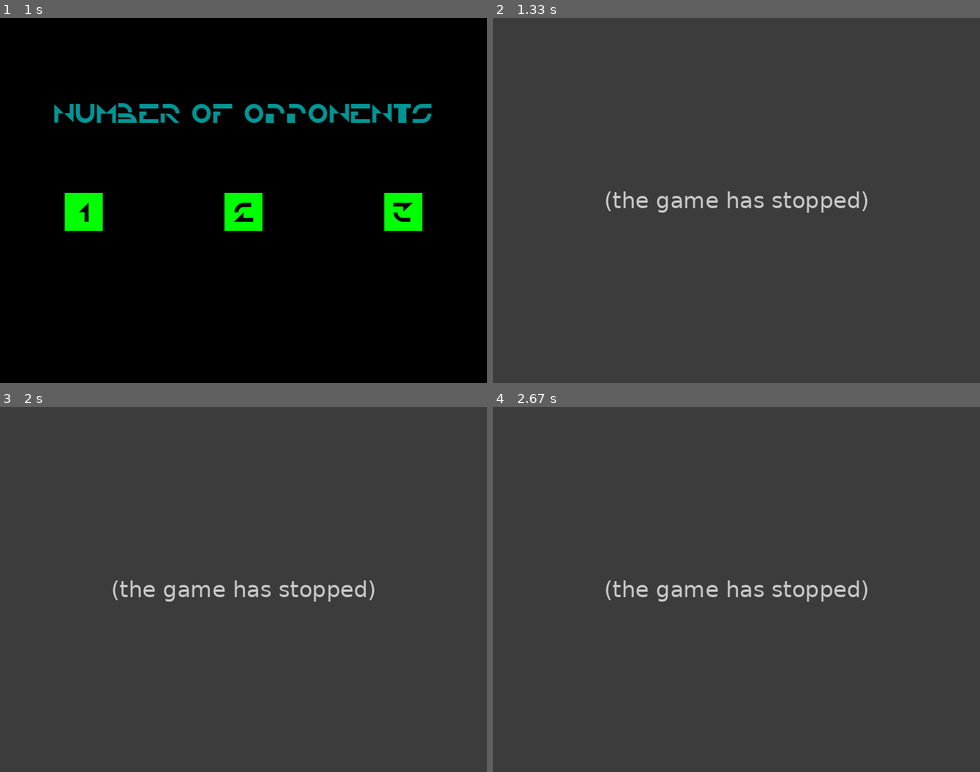
Above: before the commit, frames 1-4 (two rows, left to right).
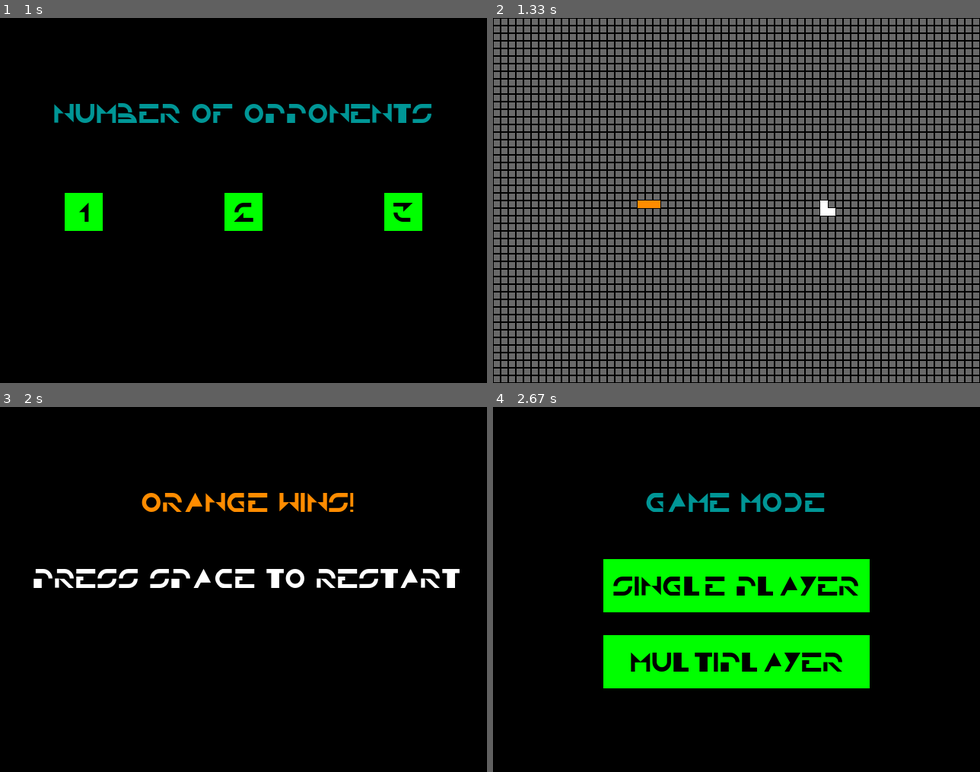
Above: after the commit, the same moments.

Repository: chiunaomi/Revamping-Tron-AI
Game: pygame game, started from mainwbot2.py
Same seed, same stepped clock (60 frames per second), same inputs: the game is played once before the commit and once after it.
Inputs:
- Up to frame 1 (1 s): tap Space at 0.33 s; click "Single Player" at 0.72 s
- Up to frame 2 (1.33 s): click "1" at 1.05 s
- Up to frame 3 (2 s): tap Space at 1.9 s
- Up to frame 4 (2.67 s): tap Space at 2.4 s

Frame 1 is identical in both runs. In frame 2, 100% of the frame differs, in the area x 0-100%, y 0-100%; in frame 3, 100%; in frame 4, 100%.
Error before the commit: TypeError: 'int' object is not iterable (BasicBotMovementUpdate.py line 86); the game stopped at 1.07 s (later frames are placeholders)

Commit message:
working on making bot work

Diff:
--- a/BasicBotMovementUpdate.py
+++ b/BasicBotMovementUpdate.py
@@ -7,19 +7,26 @@
 #self.player2.x for example as an argument
 #abstract end game and crash from player and tronmodel as much as possible
 class BasicBot(Player):
-    def __init__(self, draw_screen, dimension, start_posx, start_posy, direction, color_name, color=(255,255,255)) :
+    def __init__(self, model, draw_screen, dimension, start_posx, start_posy, direction, color_name, color=(255,255,255)) :
         Player.__init__(self, draw_screen, dimension, start_posx, start_posy, direction, color_name, color=(255,255,255))
         #reset it so the model outputs a new list and sends the list each time to the AI
-    def random_choice_move(self,cell_lst):
+        self.model = model
+        self.cell = None
+        self.direction = "r"
+
+    def random_choice_move(self):
     #def update(self):
         directions = ["r", "l", "u", "d"]
-        safe = directions
+        safe = ["r", "l", "u", "d"]
+        print("lenSafe = ",len(safe))
         #head = TronModel.in_cell(self)
-        self.px = 0
-        self.py = 0
+        self.px = self.x
+        self.py = self.y
         #print(px,py)
+        #print (directions)
 
         for d in range(4):
+
             direction = directions[d]
             print ("rand_Dir = " + direction)
             if direction == "r":
@@ -38,28 +45,51 @@
             self.py += self.vy
             #possible_head = ([(self.px, self.py)]) #list
             possible_head = Rect(self.px, self.py, 10, 10) #tuple
+            print(possible_head)
             print(self.px,self.py)
-            if self.has_collided(cell_lst, possible_head)== True: #or, then a function that checks whether the players have crashed
-                print("hello there")
+            #safe.remove(self.prev_dir)
+            if self.has_collided(possible_head): #or, then a function that checks whether the players have crashed
+                #print("hello there")
                 safe.remove(direction)
-                print("removing unsafe direction")
-
-
+                print("unsafe direction = ", direction)
+
+
+
+            if self.direction_valid(direction)==False:
+                safe.remove(direction)
+                print("backwards dir = ", direction)
 
         if direction not in safe and safe != []:
             direction = random.choice(safe)
 
-
-
         #self.move()
         choices = len(safe)
+        print ("choices", choices)
         choose = random.randint(0, choices - 1)
         self.dir = safe[choose]
         print(self.dir)
         print(choices)
+
+        """
+        if self.dir == "r":
+            self.prev_dir = "l"
+
+        elif self.dir == "l":
+            self.prev_dir = "r"
+
+        elif self.dir== "u":
+            self.prev_dir = "d"
+
+        elif self.dir == "d":
+            self.prev_dir = "u"
+        """
+
+
         self.update()
 
-    def has_collided(self, cell_lst, head):
+
+
+    def has_collided(self, head):
         #figure out how to call the player paths from model, and call its own
         print("here!")
         #segments_to_check = cell_lst
@@ -67,12 +97,33 @@
         #tuple(cell_lst)
         head_loc = head.topleft
 
-        #print ("head_loc = " + str(head_loc))
-        print ("head_loc = " + str(type(head_loc)))
+        for cell in self.model.cell_lst:
+            if head_loc[0] in cell[0] and head_loc[1] in cell[1]:
+                print(cell)
+                self.cell = cell
+
+
+        if self.cell in self.model.player_paths:
+            print (self.model.player_paths)
+            return True
+
+    def direction_valid(self,direction):
+        if (direction == "u" and self.direction == "d"):
+            return False
+        if (direction == "l" and self.direction == "r"):
+            return False
+        if (direction == "d" and self.direction == "u"):
+            return False
+        if (direction == "r" and self.direction == "l"):
+            return False
+        return True
+
+        """#print ("head_loc = " + str(head_loc))
+        #print ("head_loc = " + str(type(head_loc)))
         #print ("cell_lst = " + str(cell_lst))
-        print ("cell_lst =" + str(type(cell_lst)))
+        #print ("cell_lst =" + str(type(cell_lst)))
         #print ("myCellList =" + str(type(myCellList)))
-        print("popped val = ", str(type(cell_lst.pop())))
+        #print("popped val = ", str(type(cell_lst.pop())))
         #print("popped2 val = ", cell_lst.pop(cell_lst.pop()))
         temp = cell_lst.pop()
         temp2 = temp[0]
@@ -117,6 +168,7 @@
         #the above code
         #Add to the list of cell positions
 """
+"""
 class Heuristic(self):
     def simple_heuristic(self):
         player_safe_count = BasicBot.random_choice_move(self)
--- a/tronmodelbot2.py
+++ b/tronmodelbot2.py
@@ -52,7 +52,7 @@
         "Initiates number of players specified by user input"
         if self.num_players == 1:
             self.player1 = Player(self.screen,10,(self.width/2-100),(self.height/2),"l",self.color_strings[0],self.player_colors[0])
-            self.bot1 = BasicBot(self.screen,10,(self.width/2+100),(self.height/2),"r",self.color_strings[1],self.player_colors[1])
+            self.bot1 = BasicBot(self,self.screen,10,(self.width/2+100),(self.height/2),"r",self.color_strings[1],self.player_colors[1])
             self.players = [self.player1]
             self.bots = [self.bot1]
             print(self.players)
@@ -102,7 +102,7 @@
             player.update()
             player.last_seen = player.current_cell
         for bot in self.bots:
-            bot.random_choice_move(self.player_paths)
+            bot.random_choice_move()
             bot.last_seen = bot.current_cell
 
         self.in_cell()
